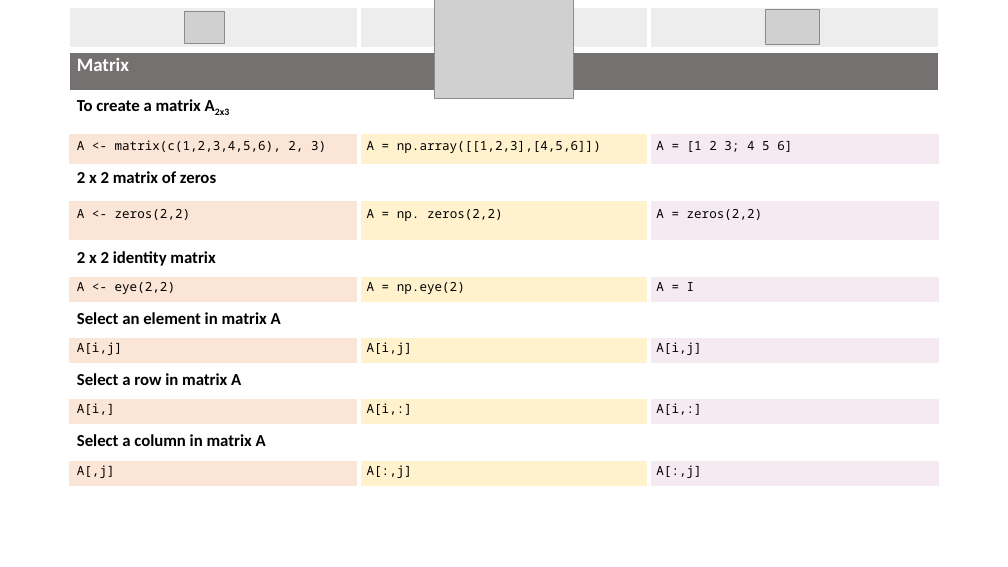
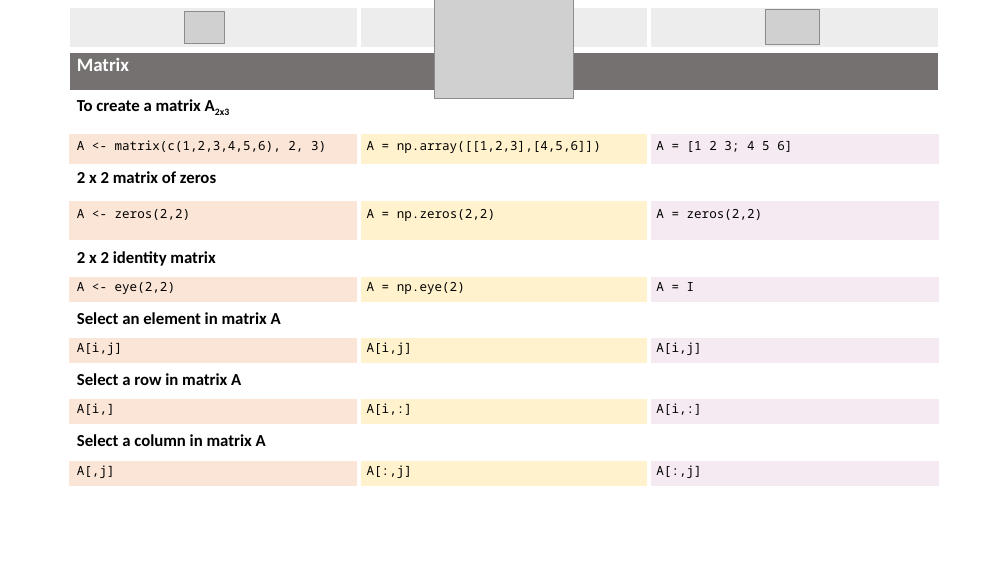
Before and after one commit to senresearch/julia-intro-docs, a slide deck: slide 5 of notebooks/KeyfeaturesOverview2021.pptx. Drawn at 1008x567 pixels with LibreOffice and Linux fonts; fonts in the diff are those of the drawing; grey boxes stand for pictures. Boxes give left, top, right and bottom in pixels: in the first picture for what was removed or moved away, otherwise in the second. Text is boxed around its words. In the diff, an @@ line names an element or a change of style, - is before the commit and + after.

```diff
--- a/notebooks/KeyfeaturesOverview2021.pptx
+++ b/notebooks/KeyfeaturesOverview2021.pptx
@@ table at (x1=70, y1=8, x2=938, y2=482) @@
-row 6, column 2: A = np. zeros(2,2)
+row 6, column 2: A = np.zeros(2,2)
```
Also in this commit, not shown: 2 other slides changed, 2 slides added, 1 slide removed, 5 other files.
